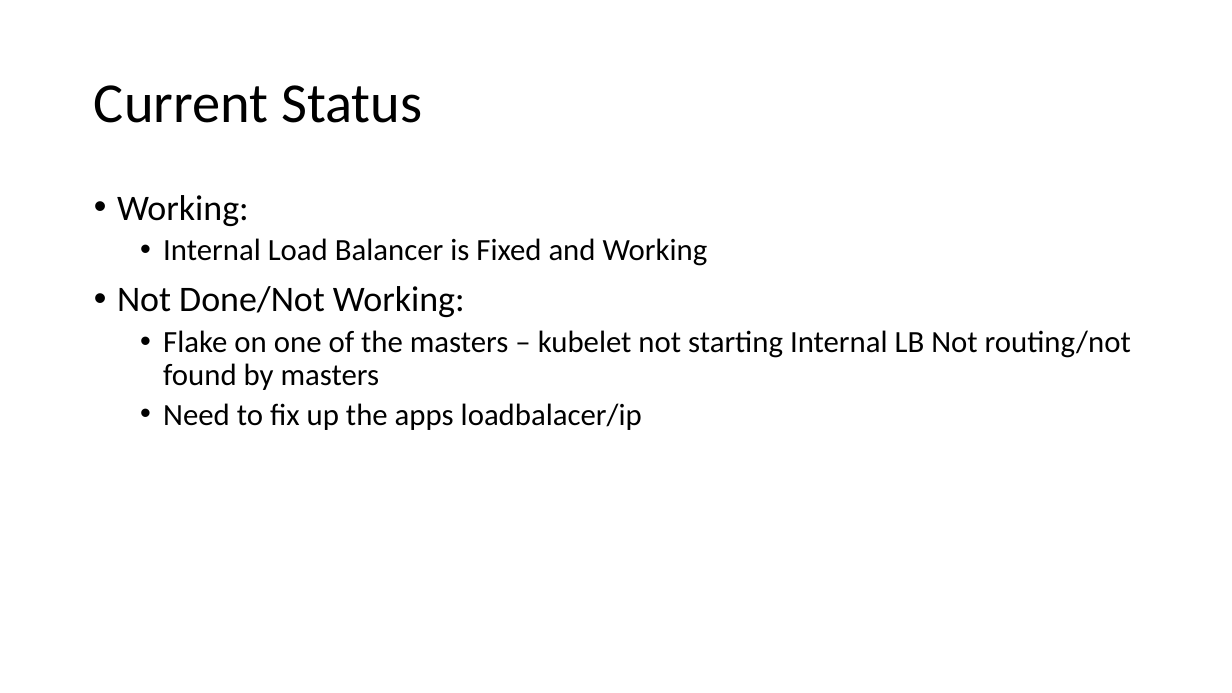
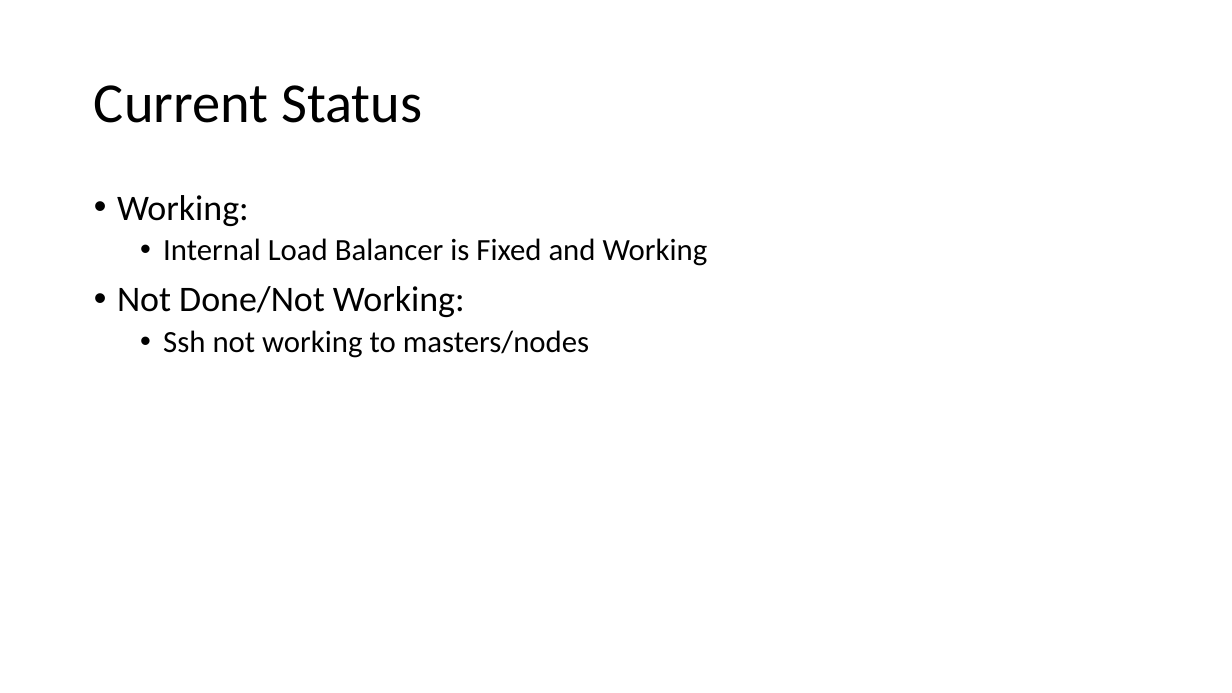
Before and after one commit to glennswest/ocpupi4azure, a slide deck: slide 13 of arm/doc/azocpupidemo2.pptx (slide 11 before the commit). Drawn at 1232x693 pixels with LibreOffice and Linux fonts; fonts in the diff are those of the drawing. Boxes give left, top, right and bottom in pixels: in the first picture for what was removed or moved away, otherwise in the second. Text is boxed around its words. In the diff, an @@ line names an element or a change of style, - is before the commit and + after.

```diff
--- a/arm/doc/azocpupidemo2.pptx
+++ b/arm/doc/azocpupidemo2.pptx
@@ text at (x1=163, y1=330, x2=589, y2=358): text changed @@
-  • Flake on one of the masters – kubelet not starting Internal LB Not routing/not found by masters
-  • Need to fix up the apps loadbalacer/ip
+  • Ssh not working to masters/nodes
```
Also in this commit, not shown: 1 other slide changed, 2 slides added, 1 other file.
